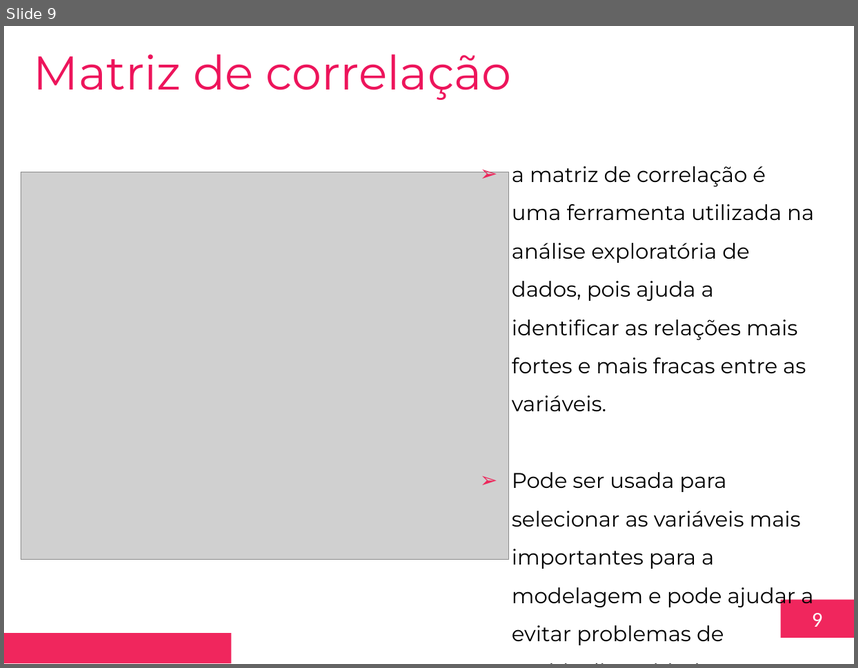
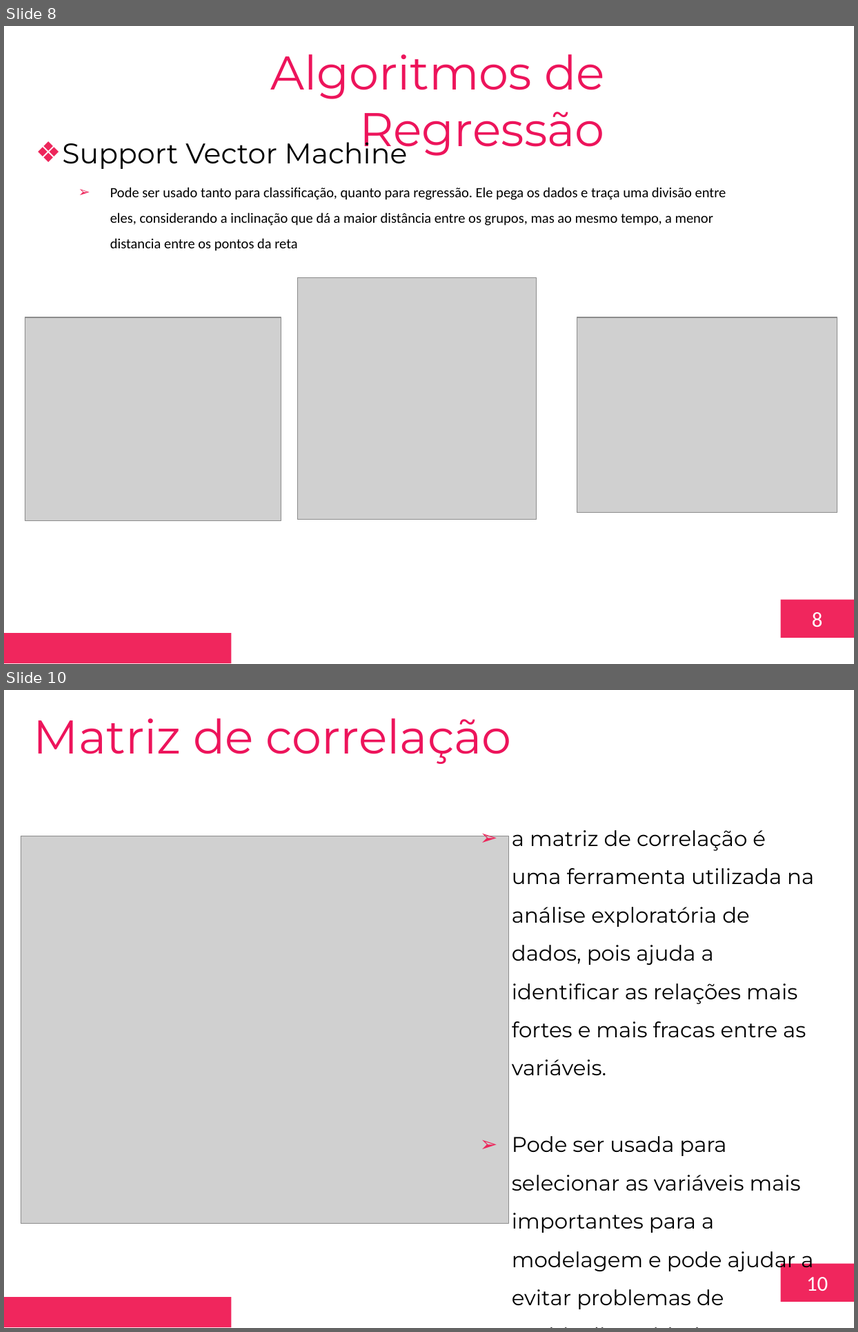
Before and after one commit to toyusan/aula-fiap-disruptive-archs, a slide deck: Aula 05/2023.03.09 Aula 05 – Modelos de aprendizado supervisionados – Regressão v1.pptx. Shown one above the other, each under a label of ours: slide 9 before the commit, slides 8 and 10 after it; the slides between them are not shown. The pictures are 858x668 and 858x1332 pixels, drawn with LibreOffice and Linux fonts; fonts in the diff are those of the drawing; grey boxes stand for pictures; background and template pictures are left out. Boxes give left, top, right and bottom in pixels: in the first picture for what was removed or moved away, otherwise in the second. Text is boxed around its words. In the diff, an @@ line names an element or a change of style, - is before the commit and + after.

```diff
--- a/Aula 05/2023.03.09 Aula 05 – Modelos de aprendizado supervisionados – Regressão v1.pptx
+++ b/Aula 05/2023.03.09 Aula 05 – Modelos de aprendizado supervisionados – Regressão v1.pptx
@@ slide 8 added at bbox=[4, 26, 854, 664], background #FFFFFF; not listed: 2 template elements that a slide beside it also shows @@
@@ text added at bbox=[270, 54, 605, 157], 40 pt, text #ED145B @@
+Algoritmos de Regressão
@@ text added at bbox=[62, 136, 408, 169], 24 pt, text #000000 @@
+❖ Support Vector Machine
@@ text added at bbox=[110, 187, 726, 251], 12 pt, text #000000 @@
+  ➢ Pode ser usado tanto para classificação, quanto para regressão. Ele pega os dados e traça uma divisão entre eles, considerando a inclinação que dá a maior distância entre os grupos, mas ao mesmo tempo, a menor distancia entre os pontos da reta
@@ picture added at bbox=[298, 278, 536, 519] @@
@@ picture added at bbox=[25, 318, 281, 521] @@
@@ picture added at bbox=[577, 318, 837, 512] @@
@@ what was slide 9 is now slide 10 @@
@@ page number at bbox=[806, 1276, 828, 1290]: text changed @@
-9
+10
```
Also in this commit, not shown: 1 other slide added, 1 slide removed, 1 other file.
